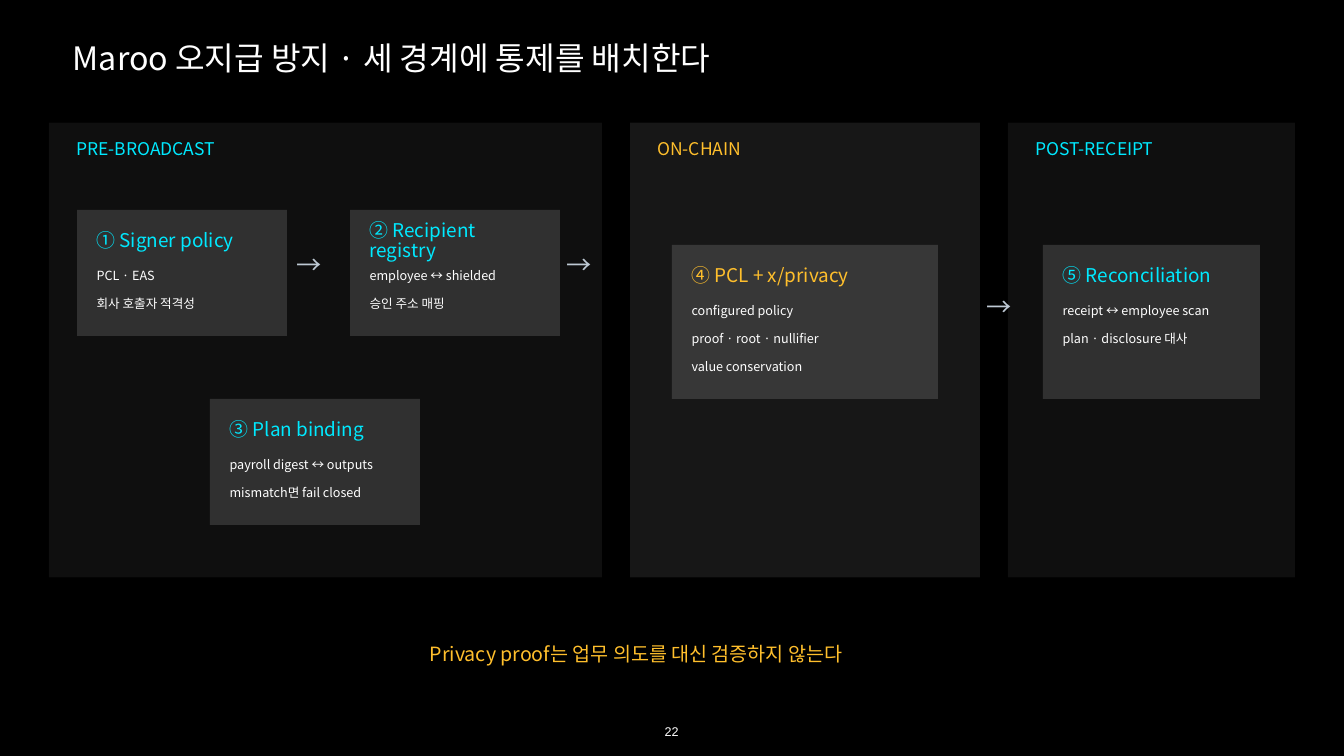
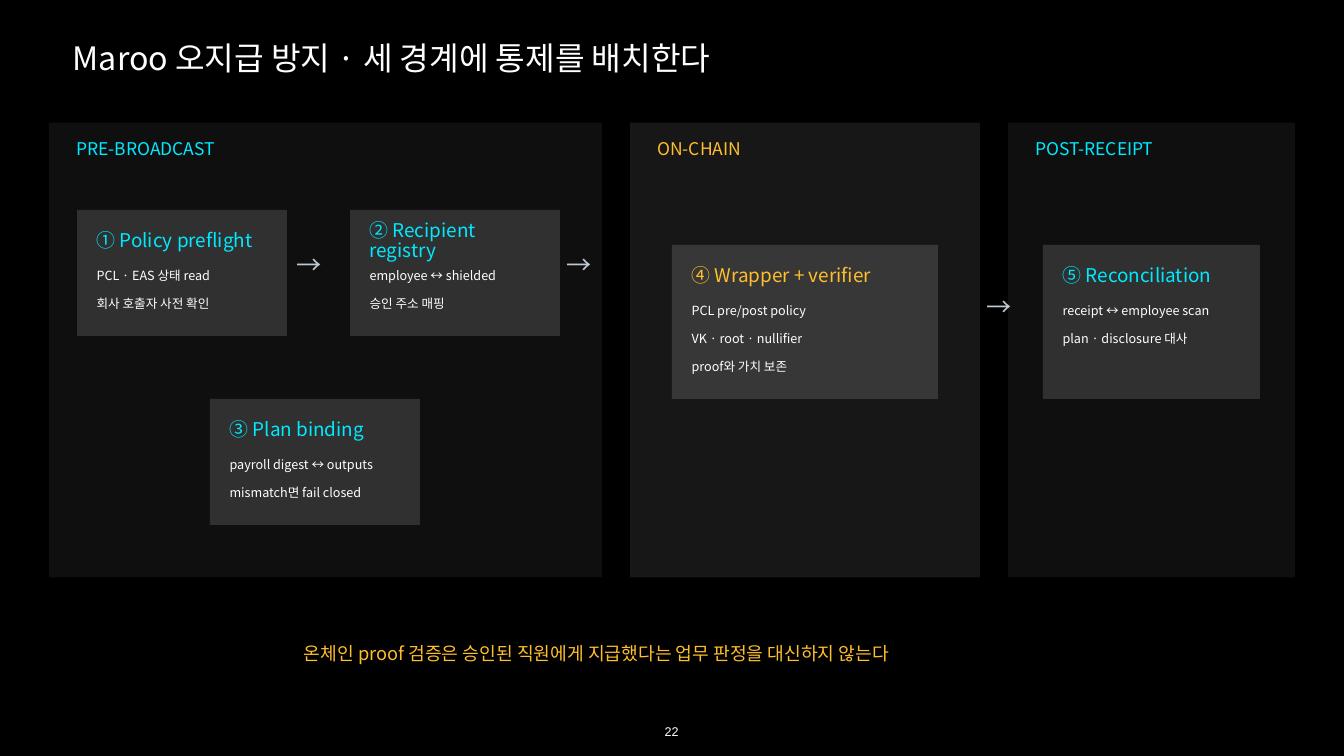
Before and after one commit to kooroot/Maroo-privacy-workshop, a slide deck: slide 22 of deliverables/Maroo_Privacy_Workshop_75min.pptx. Drawn at 1344x756 pixels with LibreOffice and Linux fonts; fonts in the diff are those of the drawing. Boxes give left, top, right and bottom in pixels: in the first picture for what was removed or moved away, otherwise in the second. Text is boxed around its words. In the diff, an @@ line names an element or a change of style, - is before the commit and + after.

```diff
--- a/deliverables/Maroo_Privacy_Workshop_75min.pptx
+++ b/deliverables/Maroo_Privacy_Workshop_75min.pptx
@@ text at (97,231,252,252): text changed @@
-① Signer policy
+① Policy preflight
@@ text at (97,269,210,281): text changed @@
-PCL · EAS
+PCL · EAS 상태 read
@@ text at (692,266,871,287): text changed @@
-④ PCL + x/privacy
+④ Wrapper + verifier
@@ text at (97,297,209,309): text changed @@
-회사 호출자 적격성
+회사 호출자 사전 확인
@@ text at (692,305,806,318): text changed @@
-configured policy
+PCL pre/post policy
@@ text at (692,333,802,343): text changed @@
-proof · root · nullifier
+VK · root · nullifier
@@ text at (692,360,787,374): text changed @@
-value conservation
+proof와 가치 보존
@@ text at (304,645,889,665): text changed; size 28 to 26 pt @@
-Privacy proof는 업무 의도를 대신 검증하지 않는다
+온체인 proof 검증은 승인된 직원에게 지급했다는 업무 판정을 대신하지 않는다
```
Also in this commit, not shown: 13 other slides changed.
